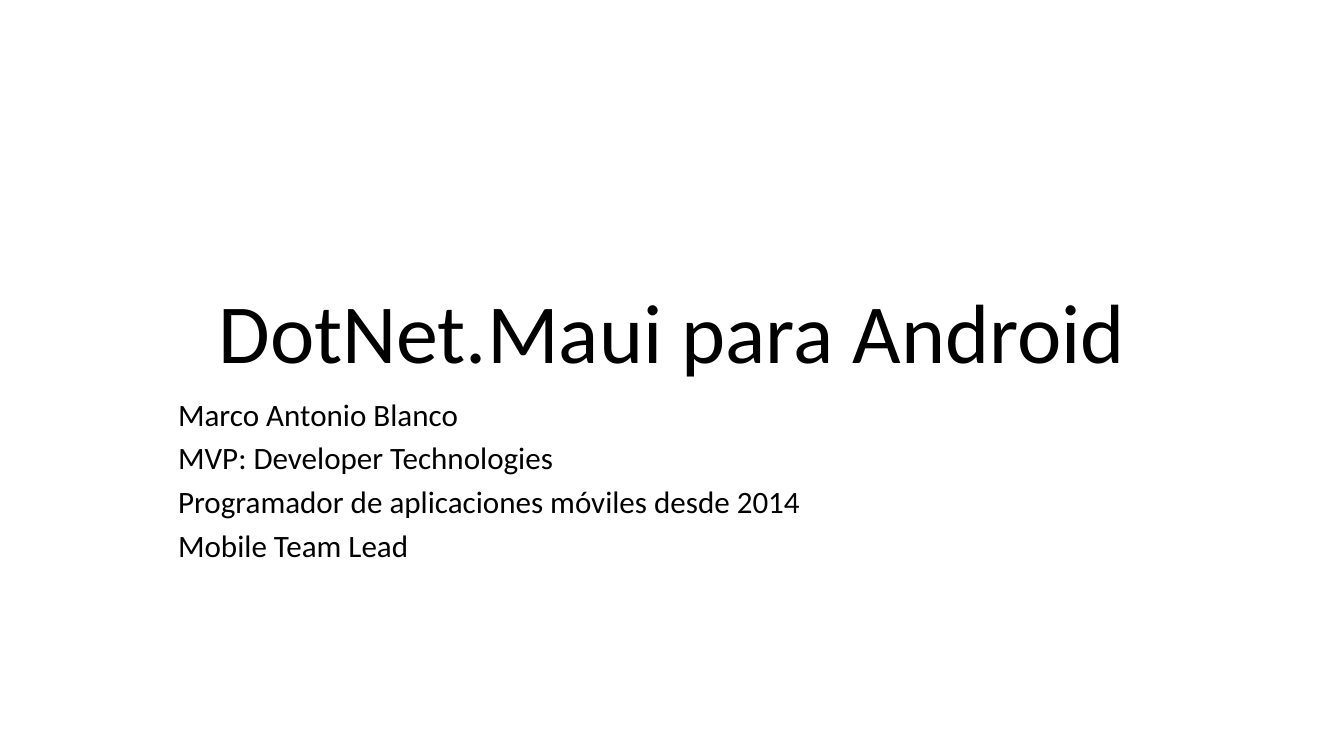
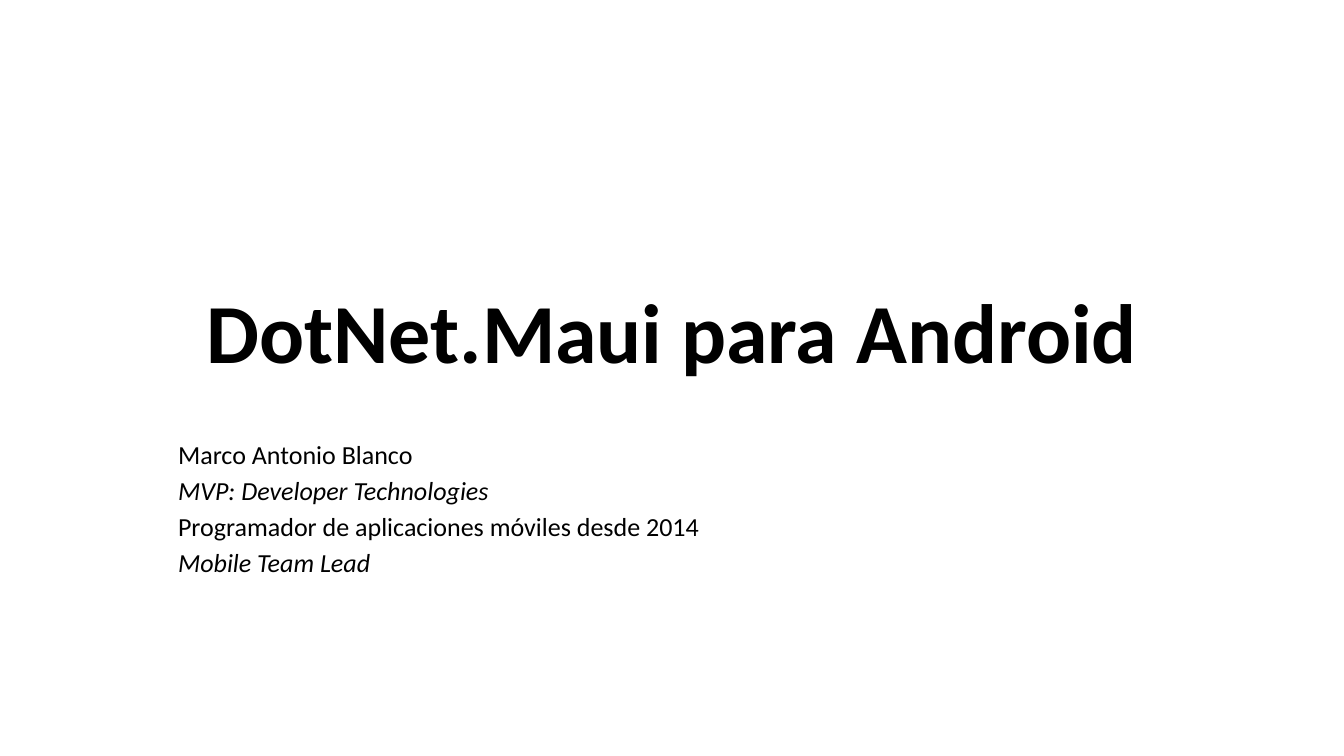
Before and after one commit to marcoablanco/Events, a slide deck: slide 1 of 2026-04 GDG Jerez/DotNet Maui con Android.pptx. Drawn at 1344x756 pixels with LibreOffice and Linux fonts; fonts in the diff are those of the drawing. Boxes give left, top, right and bottom in pixels: in the first picture for what was removed or moved away, otherwise in the second. Text is boxed around its words. In the diff, an @@ line names an element or a change of style, - is before the commit and + after.

```diff
--- a/2026-04 GDG Jerez/DotNet Maui con Android.pptx
+++ b/2026-04 GDG Jerez/DotNet Maui con Android.pptx
@@ title "DotNet.Maui para Android" at [206,304,1136,377]: bold on @@
@@ subtitle "Marco Antonio Blanco" at [178,446,699,572]: size 22.2 to 18.6 pt; italic on in "MVP: Developer Technologies", "Mobile Team Lead"; line spacing 0.8 to 0.7 @@
```
Also in this commit, not shown: 7 slides added, 37 other files.
